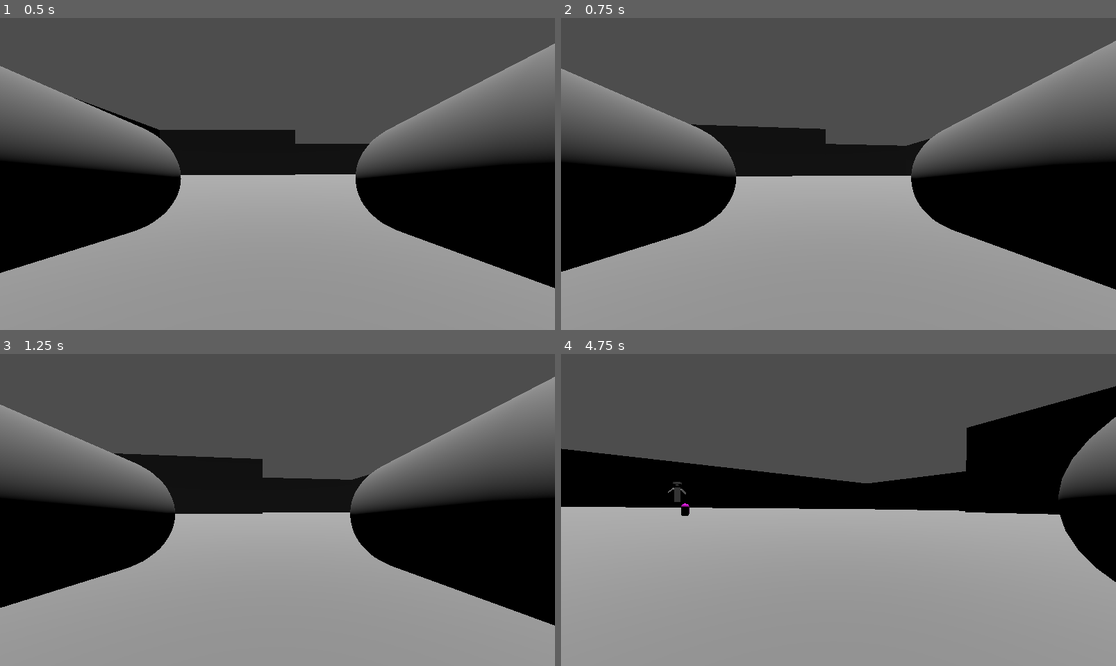
Above: before the commit, frames 1-4 (two rows, left to right).
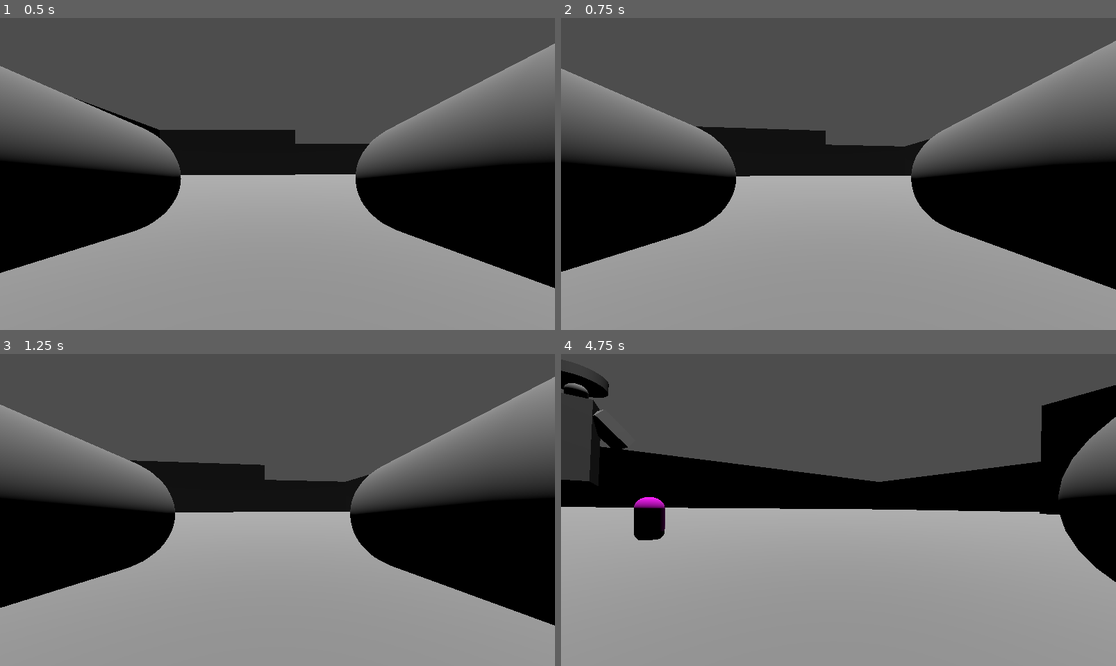
Above: after the commit, the same moments.

Repository: StudioXPEtudiant/-25-26.QC.S.S2_Escape-Night
Game: Godot game, scene res://scenne/Laboratoir(scène).tscn
Same seed, same stepped clock (60 frames per second), same inputs: the game is played once before the commit and once after it.
Inputs (mouse positions are in pixels of both pictures, inside the frame that each line leads up to):
- Up to frame 1 (0.5 s): no input
- Up to frame 2 (0.75 s): move the mouse to (866, 174) at 0.52 s; hold W (Avance) from 0.53 s (still down); hold Shift (Sprint) from 0.53 s (still down)
- Up to frame 3 (1.25 s): keep holding W (Avance); keep holding Shift (Sprint); tap Space (Saut) at 0.77 s; tap C (Accroupir, bound only after the commit) at 0.8 s
- Up to frame 4 (4.75 s): keep holding W (Avance); move the mouse to (810, 510) at 1.27 s; release Shift (Sprint) at 1.28 s; tap C (Accroupir, bound only after the commit) at 1.35, 2.3, 3.6 s; tap Space (Saut) at 1.52, 3.02, 3.77, 4.52 s; tap Shift (Sprint) at 1.55, 2.85, 4.35 s; move the mouse to (849, 503) at 2.02 s; tap S (Recule) at 2.1 s; move the mouse to (832, 516) at 2.77 s; move the mouse to (877, 513) at 3.52 s; move the mouse to (794, 506) at 4.27 s

Frame 1 is identical in both runs. In frame 2, 0.2% of the frame differs, in the area x 23-67%, y 34-51%; in frame 3, 0.7%; in frame 4, 5.4%, in the area x 0-100%, y 5-60%.
Error after the commit: Error setting property 'velocity' with value of type float. (res://script/personnage_principal.gd:21)

Commit message:
IMPULTION

Diff:
--- a/project.godot
+++ b/project.godot
@@ -75,3 +75,8 @@
 "events": [Object(InputEventKey,"resource_local_to_scene":false,"resource_name":"","device":-1,"window_id":0,"alt_press …(195 unchanged characters)…
 ]
 }
+Accroupir={
+"deadzone": 0.2,
+"events": [Object(InputEventKey,"resource_local_to_scene":false,"resource_name":"","device":-1,"window_id":0,"alt_pressed":false,"shift_pressed":false,"ctrl_pressed":false,"meta_pressed":false,"pressed":false,"keycode":0,"physical_keycode":67,"key_label":0,"unicode":99,"location":0,"echo":false,"script":null)
+]
+}
--- a/script/personnage_principal.gd
+++ b/script/personnage_principal.gd
@@ -1,5 +1,6 @@
 extends CharacterBody3D
 
+var Impultion = 20.0
 var SPEED = 5.0
 const JUMP_VELOCITY = 4.5
 @onready var camera = $Camera3D
@@ -13,9 +14,11 @@
 	if Input.is_action_pressed("Saut") and is_on_floor():
 		velocity.y = JUMP_VELOCITY
 	if Input.is_action_pressed("Sprint"):
-		SPEED = 50.0
+		SPEED = 15.0
 	else:
 		SPEED = 5.0
+	if Input.is_action_pressed("Sprint") and Input.is_action_just_pressed("Accroupir"):
+		velocity = Impultion
 
 	var input_dir = Input.get_vector("Gauche", "Droite", "Recule", "Avance")
 	var foward = -camera.global_transform.basis.z
Not shown: 1 places in Arms2.0.tscn that only renumber resources
Not shown: 1 places in Laboratoir(scène).tscn that only renumber resources
